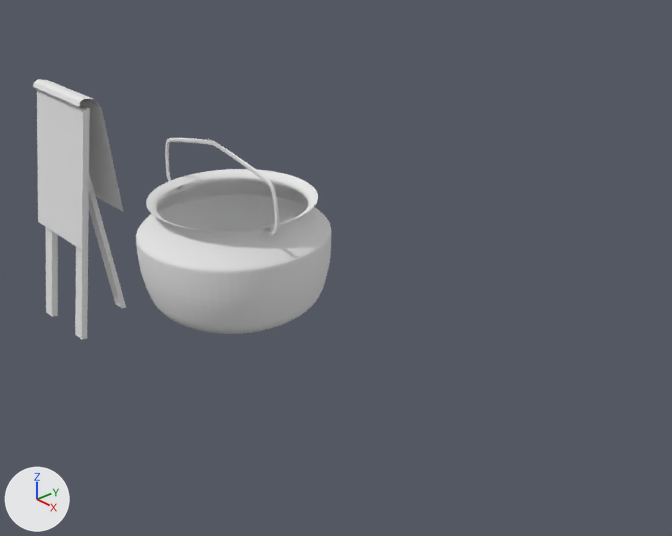
A saved change to the Blender file assets/furnishings.blend.
The view is the same before and after, from a 50 mm camera at (11.24, -7.79, 6.96) aimed at (1.04, 1.22, 0.49). The axes (+X, +Y, +Z) are drawn at lower left. The lights are the same throughout. The same objects are shown in both versions, whatever each file hides.

Objects in the first picture: 'BillStand01', 'kettle1'.
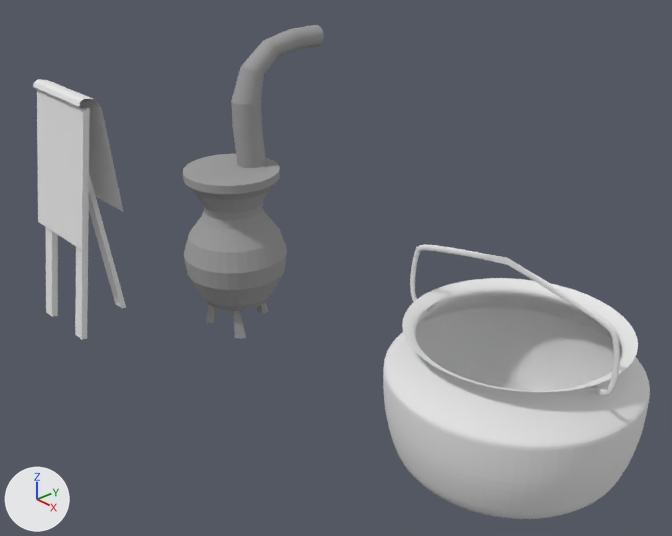
Pixel boxes [x1, y1, x2, y2] of what changed, in the pictures (672 x 536 px):
'kettle1', moved
    before: [136, 138, 331, 334]
    after: [383, 244, 650, 519]
'PotStove1', added
    after: [183, 25, 324, 338]

What the commit changed:
Material 'Material.016' (mat_material_016) is new.
Its base color is (0.352, 0.352, 0.352) (grey #a0a0a0).
Mesh me_circle_001 is new.
It has 684 vertices, 652 faces and spans x -1.57..1.57, y -1.57..3.35, z -0.94..7.91.
It uses material mat_material_016 (grey #a0a0a0).
Object 'kettle1' (ob_kettle1) moves from (0.0, 0.0, 0.0) to (5.58, 0.0, 0.0).
Object 'PotStove1' (ob_potstove1) is new; it shows me_circle_001.
Its location is (0.0, 0.0, 0.0).
Its scale is (0.524, 0.524, 0.524).
